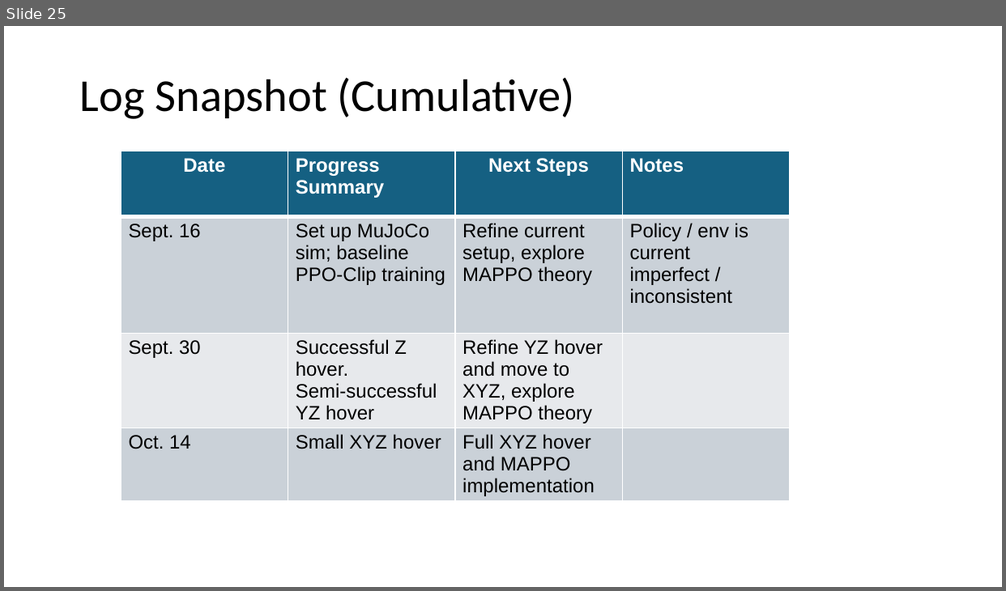
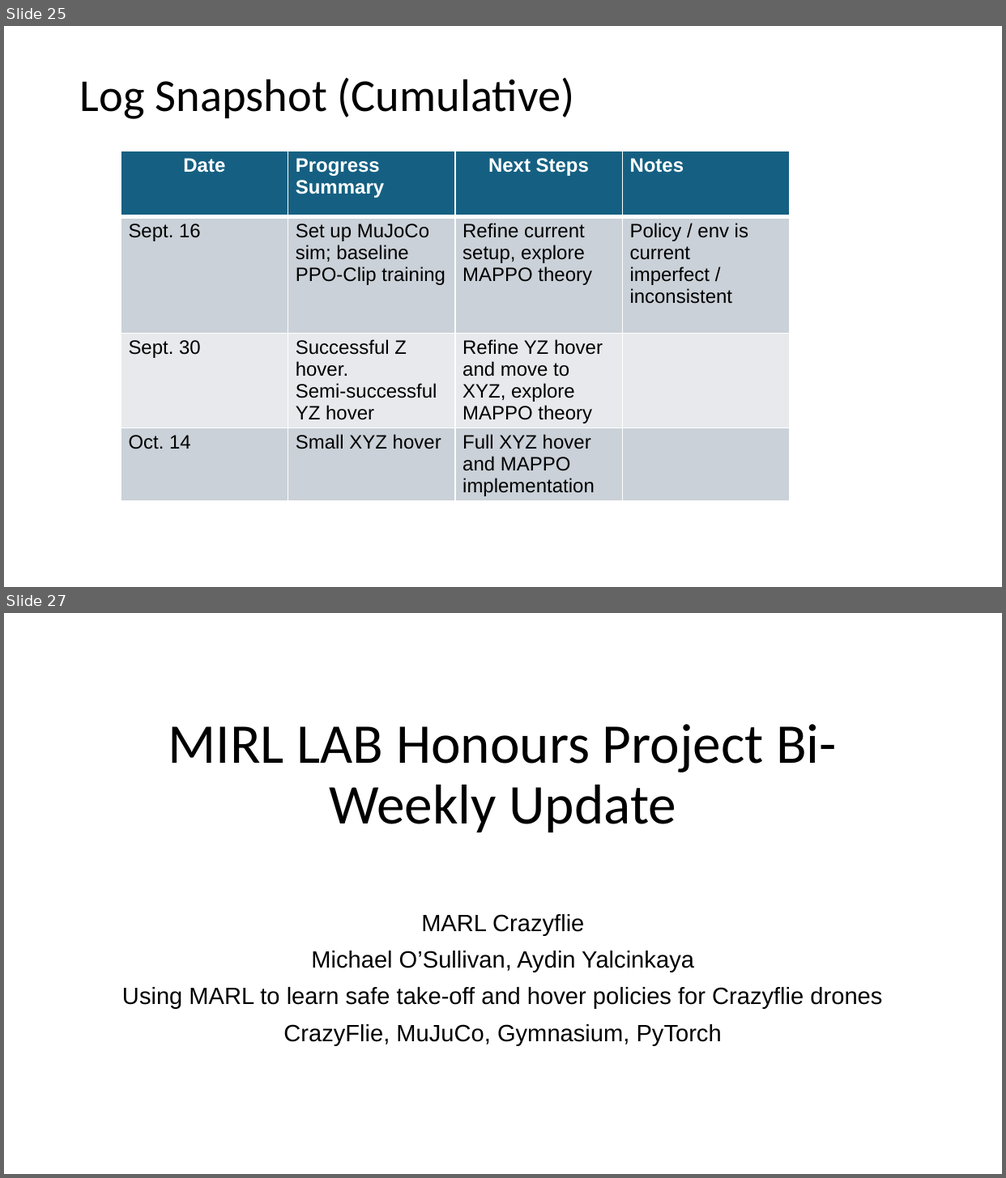
Before and after one commit to shazia-dewan/multi-agentCrazyflieLift, a slide deck: docs/MIRL LAB Honours Project Bi-Weekly Update.pptx. Shown one above the other, each under a label of ours: slide 25 before the commit, slides 25 and 27 after it; the slides between them are not shown. The pictures are 1006x591 and 1006x1178 pixels, drawn with LibreOffice and Linux fonts; fonts in the diff are those of the drawing. Boxes give left, top, right and bottom in pixels: in the first picture for what was removed or moved away, otherwise in the second. Text is boxed around its words. In the diff, an @@ line names an element or a change of style, - is before the commit and + after.

Commit message:
Weekly slides

```diff
--- a/docs/MIRL LAB Honours Project Bi-Weekly Update.pptx
+++ b/docs/MIRL LAB Honours Project Bi-Weekly Update.pptx
@@ slide 27 added at [4, 613, 1002, 1174], background #FFFFFF @@
@@ title added at [168, 724, 837, 833], 40.5 pt, text #000000 @@
+MIRL LAB Honours Project Bi-Weekly Update
@@ subtitle added at [122, 914, 882, 1046], 17 pt, text #000000 @@
+MARL Crazyflie
+Michael O’Sullivan, Aydin Yalcinkaya
+Using MARL to learn safe take-off and hover policies for Crazyflie drones
+CrazyFlie, MuJuCo, Gymnasium, PyTorch
```
Also in this commit, not shown: 10 other slides added, 1 other file.
